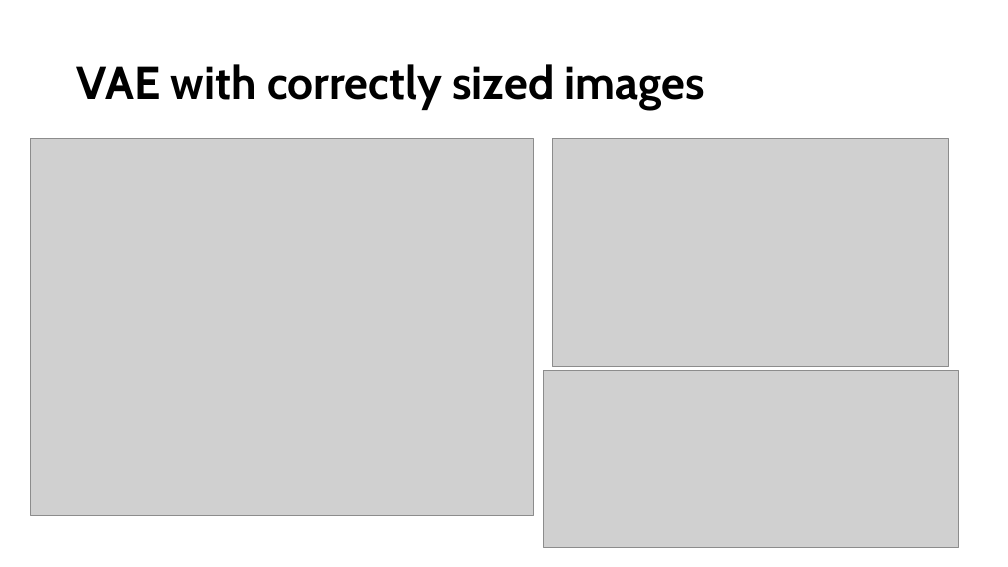
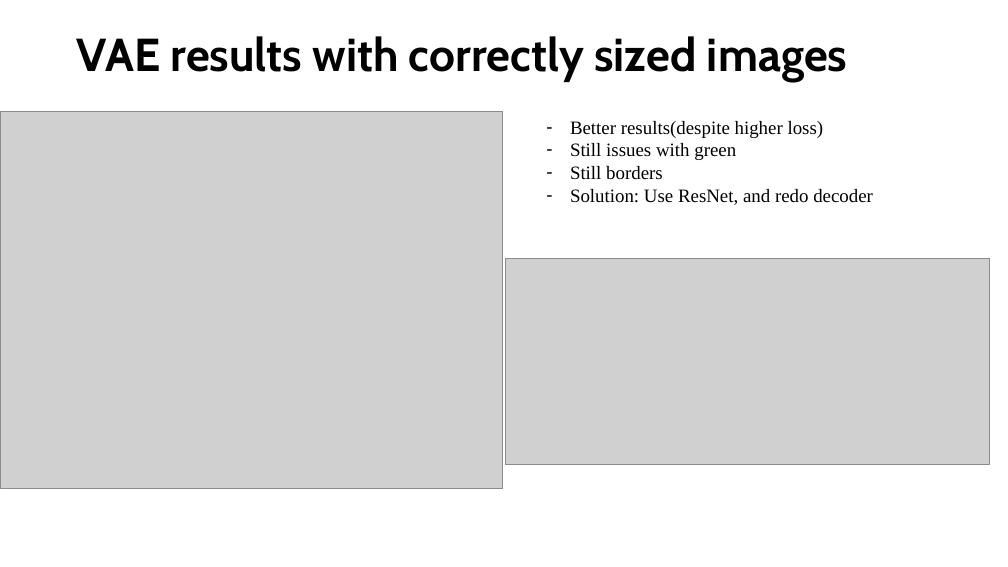
Before and after one commit to JakobFugl/scrandle_ml_project, a slide deck: slide 5 of Chris_workspace/Chris slides.pptx (slide 4 before the commit). Drawn at 1008x567 pixels with LibreOffice and Linux fonts; fonts in the diff are those of the drawing; grey boxes stand for pictures. Boxes give left, top, right and bottom in pixels: in the first picture for what was removed or moved away, otherwise in the second. Text is boxed around its words. In the diff, an @@ line names an element or a change of style, - is before the commit and + after.

```diff
--- a/Chris_workspace/Chris slides.pptx
+++ b/Chris_workspace/Chris slides.pptx
@@ title at box(77, 36, 847, 82): text changed @@
-VAE with correctly sized images
+VAE results with correctly sized images
@@ picture: place and size @@
-picture at box(30, 138, 533, 516)
+picture at box(0, 111, 503, 488)
@@ picture removed at box(553, 138, 949, 367) @@
@@ text added at box(570, 121, 873, 205), 18 pt, text #000000 @@
+– Better results(despite higher loss)
+– Still issues with green
+– Still borders
+– Solution: Use ResNet, and redo decoder
@@ picture: place and size @@
-picture at box(543, 371, 958, 547)
+picture at box(505, 259, 989, 464)
```
Also in this commit, not shown: 1 other slide changed, 2 slides added.
